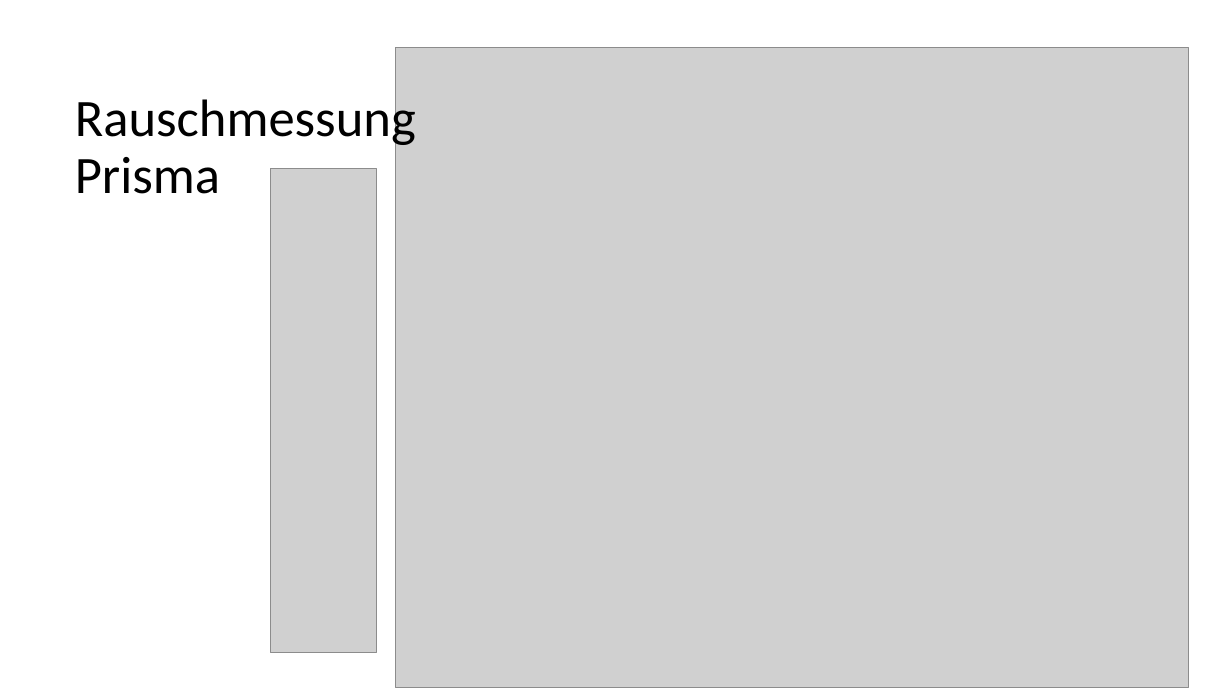
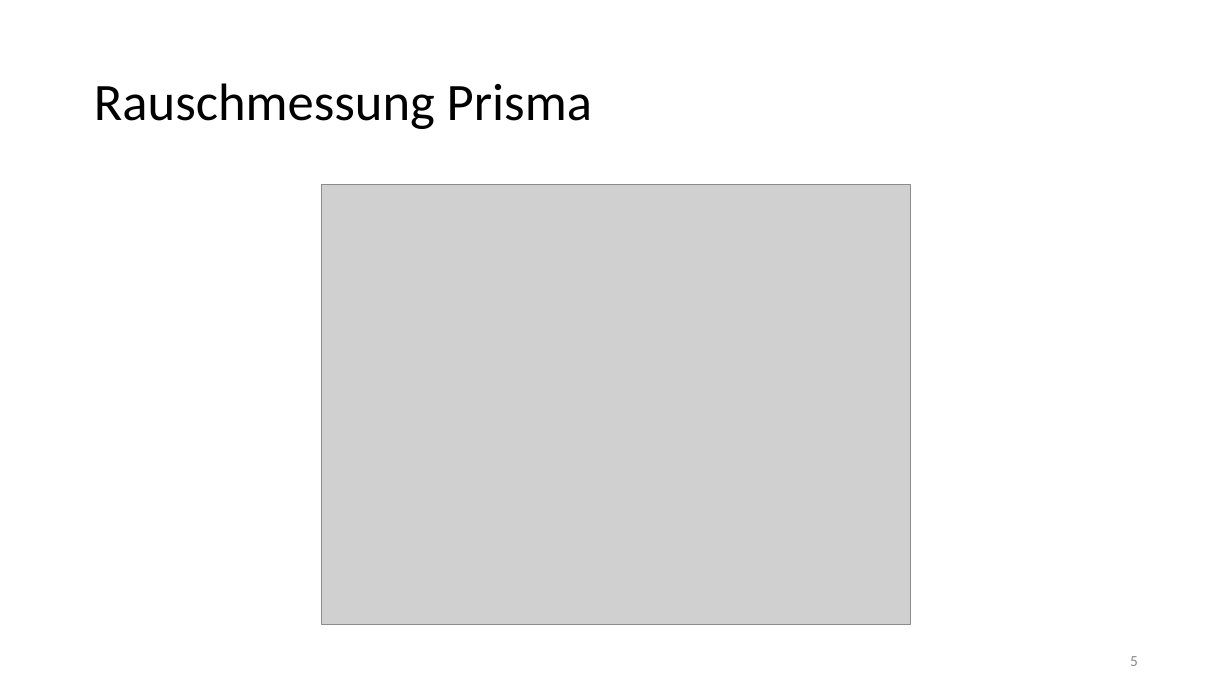
Before and after one commit to thewhitecat/grundpraktikum1, a slide deck: slide 5 of grundpraktikum2/Optik 1/Optik I.pptx. Drawn at 1232x693 pixels with LibreOffice and Linux fonts; fonts in the diff are those of the drawing; grey boxes stand for pictures. Boxes give left, top, right and bottom in pixels: in the first picture for what was removed or moved away, otherwise in the second. Text is boxed around its words. In the diff, an @@ line names an element or a change of style, - is before the commit and + after.

```diff
--- a/grundpraktikum2/Optik 1/Optik I.pptx
+++ b/grundpraktikum2/Optik 1/Optik I.pptx
@@ title "Rauschmessung Prisma" rewrapped from [75, 93, 416, 194] to [94, 83, 592, 129] @@
@@ picture removed at [271, 169, 376, 653] @@
@@ picture: place and size @@
-picture at [396, 48, 1189, 688]
+picture at [322, 185, 910, 625]
@@ page number added at [1130, 656, 1138, 666], 12 pt, text #8C8C8C @@
+5
```
Also in this commit, not shown: 12 other slides changed, 2 slides added, 2 slides removed.
